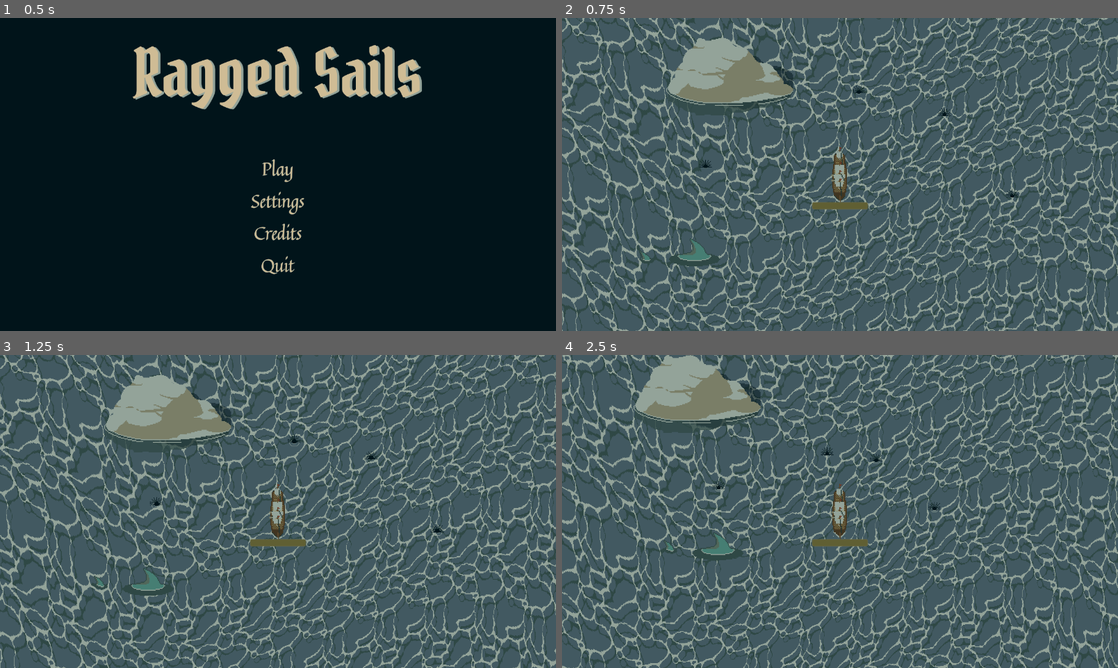
Above: before the commit, frames 1-4 (two rows, left to right).
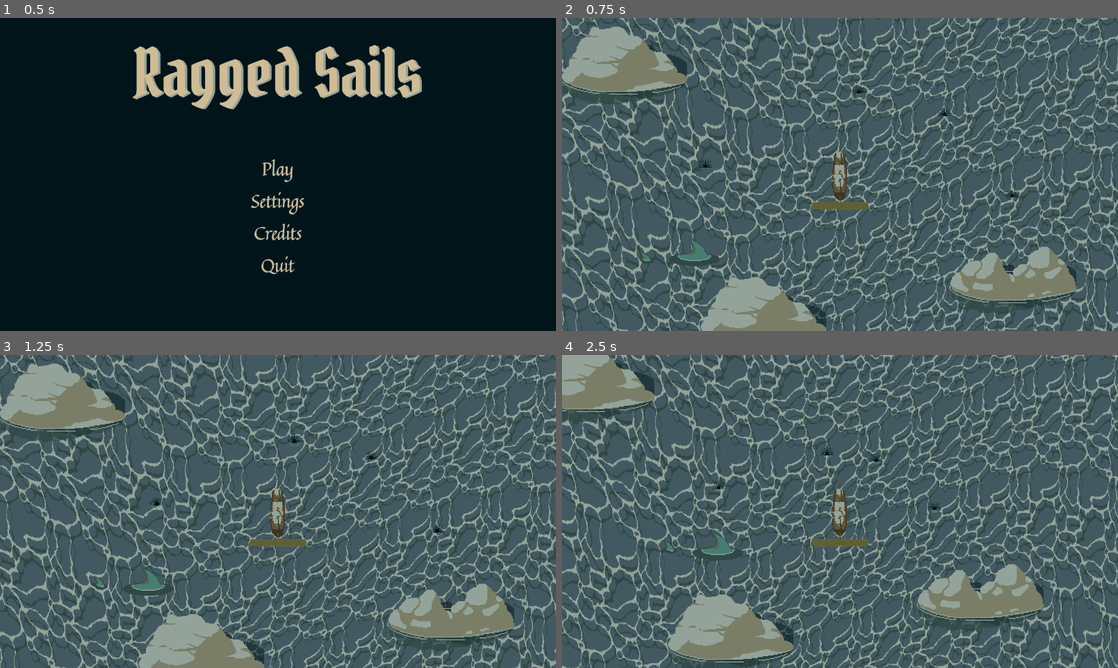
Above: after the commit, the same moments.

Repository: Zailef/ragged-sails
Game: Godot game, scene res://scenes/menus/main_menu.tscn
Same seed, same stepped clock (60 frames per second), same inputs: the game is played once before the commit and once after it.
Inputs:
- Up to frame 1 (0.5 s): no input
- Up to frame 2 (0.75 s): click "Play" at 0.5 s
- Up to frame 3 (1.25 s): no input
- Up to frame 4 (2.5 s): hold D (move_right) 1.28-2.03 s; hold S (move_down) from 2.03 s (still down)

Frame 1 is identical in both runs. In frame 2, 12% of the frame differs, in the area x 0-93%, y 2-100%; in frame 3, 12%; in frame 4, 12%.

Commit message:
Add a tilemap layer for obstacles and add collision to the rocks

Diff:
--- a/scenes/levels/sandbox.tscn
+++ b/scenes/levels/sandbox.tscn
@@ -1,11 +1,30 @@
-[gd_scene load_steps=9 format=4 uid="uid://ddnu2h0canibh"]
+[gd_scene load_steps=13 format=4 uid="uid://ddnu2h0canibh"]
 
 [ext_resource type="PackedScene" uid="uid://cyhtcxisq357" path="res://scenes/player/player.tscn" id="1_6ivci"]
 [ext_resource type="Texture2D" uid="uid://svdcv4myo7sj" path="res://sprites/environment/sea-tile-sheet.png" id="1_h320y"]
-[ext_resource type="PackedScene" uid="uid://on4oio1ejyxn" path="res://sprites/environment/Ocean.tscn" id="3_xf1sy"]
+[ext_resource type="Texture2D" uid="uid://drw4sat31flsb" path="res://sprites/environment/SeaRock2.png" id="2_ea3gy"]
+[ext_resource type="PackedScene" uid="uid://on4oio1ejyxn" path="res://sprites/environment/ocean.tscn" id="3_xf1sy"]
 [ext_resource type="Texture2D" uid="uid://dtwnrrxeukiis" path="res://sprites/environment/SeaRock1.png" id="4_a64th"]
 [ext_resource type="PackedScene" uid="uid://c5q0dl2bqugwq" path="res://scenes/enemies/urchin.tscn" id="5_qm7gn"]
 [ext_resource type="PackedScene" uid="uid://ctuwgqlchklqy" path="res://scenes/enemies/shark.tscn" id="6_ea3gy"]
+
+[sub_resource type="TileSetAtlasSource" id="TileSetAtlasSource_ea3gy"]
+texture = ExtResource("2_ea3gy")
+0:0/size_in_atlas = Vector2i(10, 6)
+0:0/0 = 0
+0:0/0/physics_layer_0/polygon_0/points = PackedVector2Array(-72.75285, 13.579334, -52.96839, 25.629871, -32.644356, 29.76662, 21.133408, 29.946476, 50.630234, 25.270153, 72.573, 18.075802, 71.85356, 6.205124, 59.982895, -16.097359, 38.219986, -33.72351, 29.946487, -32.64436, 16.277222, -22.212555, 14.838348, -14.47863, 4.7662582, -11.960606, -2.24823, -4.40654, -18.435516, -27.248598, -28.507607, -26.888882, -36.421394, -19.334816, -51.70938, -16.99665, -63.75992, -4.40654, -72.21327, 3.507244)
+
+[sub_resource type="TileSetAtlasSource" id="TileSetAtlasSource_qm7gn"]
+texture = ExtResource("4_a64th")
+0:0/size_in_atlas = Vector2i(10, 6)
+0:0/0 = 0
+0:0/0/physics_layer_0/polygon_0/points = PackedVector2Array(-72.21327, 14.47863, -51.529526, 25.450012, -31.20549, 29.586761, 14.298767, 29.766624, 54.407272, 24.191002, 73.292435, 16.457077, 72.573, 11.780746, 46.31363, -16.816792, 32.82422, -18.975094, 19.154953, -34.622803, 6.384987, -36.960968, -4.5863953, -46.8532, -36.60125, -46.49348, -44.335175, -35.34224, -57.464863, -17.356365, -67.89667, 0.8093643)
+
+[sub_resource type="TileSet" id="TileSet_qm7gn"]
+physics_layer_0/collision_layer = 1
+physics_layer_0/collision_mask = 6
+sources/9 = SubResource("TileSetAtlasSource_qm7gn")
+sources/10 = SubResource("TileSetAtlasSource_ea3gy")
 
 [sub_resource type="TileSetAtlasSource" id="TileSetAtlasSource_h320y"]
 texture = ExtResource("1_h320y")
@@ -24,10 +43,9 @@
 
 [node name="Sandbox" type="Node2D"]
 
-[node name="Ocean" parent="." instance=ExtResource("3_xf1sy")]
-z_index = -1
-texture_filter = 1
-position = Vector2(0, -7)
+[node name="ObstacleLayer" type="TileMapLayer" parent="."]
+tile_map_data = PackedByteArray("AAADAAMACQAAAAAAAAAfABIACgAAAAAAAAANABUACQAAAAAAAAA=")
+tile_set = SubResource("TileSet_qm7gn")
 
 [node name="SeaLayer" type="TileMapLayer" parent="."]
 visible = false
@@ -35,12 +53,13 @@
 tile_map_data = PackedByteArray("AAAAAAAACgAAAAAAAAAAAAEACgAAAAAAAAAAAAIACgAAAAAAAAAAAAMACgAAAAAAAAAAAAQACgAAAAAAAAAAAA …(207824 unchanged characters)…
 tile_set = SubResource("TileSet_osokm")
 
+[node name="Ocean" parent="." instance=ExtResource("3_xf1sy")]
+z_index = -1
+texture_filter = 1
+position = Vector2(0, -7)
+
 [node name="Player" parent="." instance=ExtResource("1_6ivci")]
 position = Vector2(305, 181)
-
-[node name="SeaRock1" type="Sprite2D" parent="."]
-position = Vector2(178, 69)
-texture = ExtResource("4_a64th")
 
 [node name="Enemies" type="Node2D" parent="."]
 
